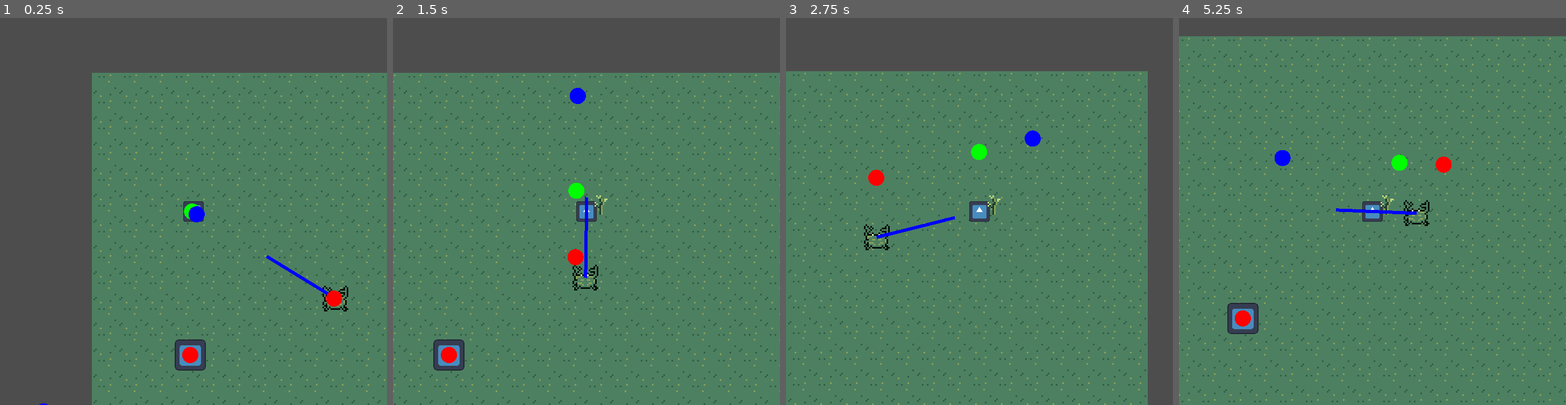
Above: before the commit, frames 1-4 (left to right).
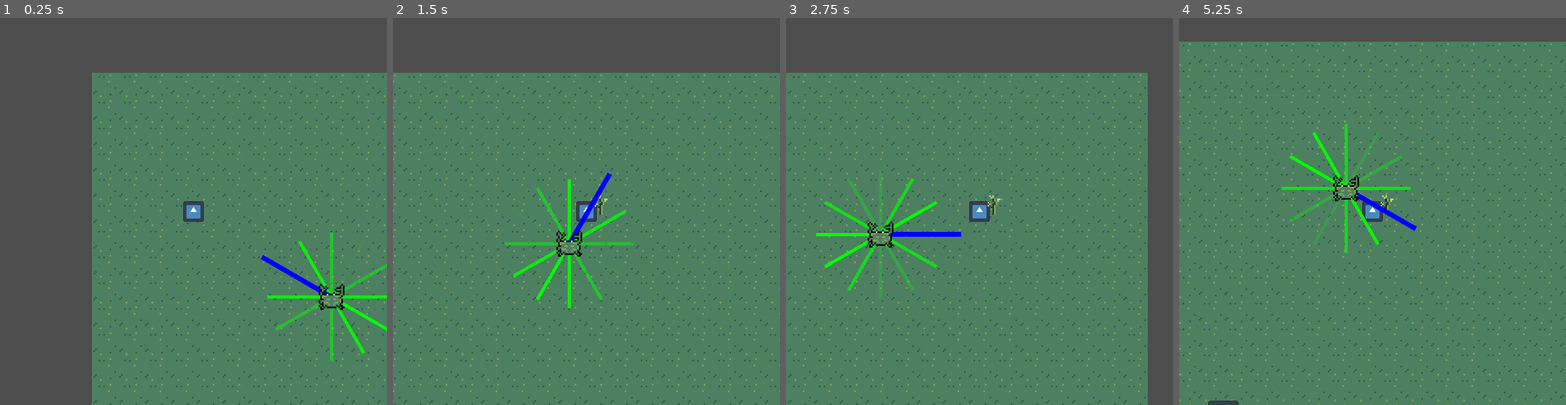
Above: after the commit, the same moments.

Repository: michaelwiest/godot-noah-game
Game: Godot game, scene res://scenes/main.tscn
Same seed, same stepped clock (60 frames per second), same inputs: the game is played once before the commit and once after it. The engine's default icon, where the game draws it, is replaced by a stand-in: a white triangle on a blue panel in a dark square.
Inputs (mouse positions are in pixels of both pictures, inside the frame that each line leads up to):
- Up to frame 1 (0.25 s): no input
- Up to frame 2 (1.5 s): tap Enter (ui_accept) at 0.5, 0.77 s; move the mouse to (671, 192) at 0.52 s; hold Right (ui_right) 0.53-1.25 s; click (671, 192) at 0.67 s; drag from (509, 230) to (451, 354) at 1.27 s
- Up to frame 3 (2.75 s): move the mouse to (1018, 126) at 2.02 s; hold Right (ui_right) from 2.03 s (still down)
- Up to frame 4 (5.25 s): release Right (ui_right) at 2.75 s; drag from (1353, 288) to (1268, 238) at 2.77 s; move the mouse to (1488, 269) at 3.52 s; hold Left (ui_left) 3.53-4.25 s; tap Enter (ui_accept) at 3.77 s; drag from (1256, 153) to (1240, 350) at 4.27 s; move the mouse to (1391, 211) at 5.02 s; hold Down (ui_down) from 5.03 s (still down); click (1391, 211) at 5.17 s

The runs differ from the first frame. In frame 1, 2.3% of the frame differs, in the area x 10-100%, y 47-100%; in frame 2, 2.7%; in frame 3, 8.1%; in frame 4, 10%, in the area x 0-100%, y 4-100%.

Commit message:
Candidate vectors working to find direction

Diff:
--- a/game/scenes/enemies/crab/Crab.tscn
+++ b/game/scenes/enemies/crab/Crab.tscn
@@ -23,7 +23,7 @@
 radius = 110.073
 
 [node name="Crab" node_paths=PackedStringArray("stats", "effect_player") instance=ExtResource("1_xu68e")]
-collision_layer = 128
+collision_layer = 0
 collision_mask = 133
 stats = NodePath("stats")
 max_speed = 50.0
@@ -31,6 +31,7 @@
 effect_player = NodePath("EffectPlayer")
 
 [node name="Sprite2D" parent="." index="0"]
+z_index = 1
 material = SubResource("ShaderMaterial_o2ce5")
 texture = ExtResource("2_lj56k")
 
--- a/game/scenes/enemies/urchin/urchin.tscn
+++ b/game/scenes/enemies/urchin/urchin.tscn
@@ -1,8 +1,9 @@
-[gd_scene load_steps=6 format=3 uid="uid://yfdxfemgn1e1"]
+[gd_scene load_steps=7 format=3 uid="uid://yfdxfemgn1e1"]
 
 [ext_resource type="PackedScene" uid="uid://drt7464ggh317" path="res://scenes/enemies/Enemy.tscn" id="1_uedlv"]
 [ext_resource type="Shader" path="res://shaders/blink_white.gdshader" id="2_avvx2"]
 [ext_resource type="Texture2D" uid="uid://dfsx58t5c05ai" path="res://icon.svg" id="3_eakrl"]
+[ext_resource type="PackedScene" uid="uid://b1o8mb3bpqso6" path="res://scenes/core/boxes/TargetDetector.tscn" id="5_4hln8"]
 
 [sub_resource type="ShaderMaterial" id="ShaderMaterial_itwbt"]
 resource_local_to_scene = true
@@ -23,4 +24,10 @@
 [node name="CollisionShape2D" parent="." index="1"]
 shape = SubResource("RectangleShape2D_fo1ym")
 
+[node name="AvoidDetector" parent="TargetComputer" index="0" instance=ExtResource("5_4hln8")]
+is_attractor = false
+
+[connection signal="body_entered" from="TargetComputer/AvoidDetector" to="TargetComputer/AvoidDetector" method="_on_body_entered" flags=18]
+[connection signal="body_exited" from="TargetComputer/AvoidDetector" to="TargetComputer/AvoidDetector" method="_on_body_exited" flags=18]
+
 [editable path="TargetComputer"]
--- a/game/scenes/main.tscn
+++ b/game/scenes/main.tscn
@@ -33,7 +33,7 @@
 region_rect = Rect2(2.08165e-12, 2.08165e-12, 320, 320)
 
 [node name="Urchin" parent="." instance=ExtResource("3_xemuj")]
-position = Vector2(-91, 35)
+position = Vector2(-104, 92)
 
 [node name="Player" parent="." instance=ExtResource("1_jgtet")]
 position = Vector2(-89, -54)
--- a/game/scripts/core/boxes/TargetDetector.gd
+++ b/game/scripts/core/boxes/TargetDetector.gd
@@ -17,6 +17,7 @@
 #	print("Lost target")
 #	print(target)
 	if !target_inside:
+		print("Setting target null")
 		target = null
 
 
--- a/game/scripts/enemies/Enemy.gd
+++ b/game/scripts/enemies/Enemy.gd
@@ -6,7 +6,7 @@
 @onready var target_direction: Vector2 = Vector2.ZERO
 
 func at_destination(delta):
-	return global_position.distance_to(target_position) <= 20 # (max_speed * delta) / 100
+	return global_position.distance_to(target_position) <= 2 # (max_speed * delta) / 100
 
 func _process(delta):
 	var target = target_computer.compute_target(global_position)
@@ -14,11 +14,14 @@
 		target_position = target
 	else:
 		target_position = global_position
+#	print("TARGET: ", target)
+#	print("SELF: ", global_position)
 	target_direction = global_position.direction_to(target_position)
 	# This velocity is probably messed up. it acts weird.
 	if !at_destination(delta):
 		velocity = velocity.move_toward(target_direction * max_speed,
 										acceleration * delta)
 	else:
+		pass
 		print("at destination")
-#	move_and_slide()
+	move_and_slide()
--- a/game/scripts/enemies/TargetComputer.gd
+++ b/game/scripts/enemies/TargetComputer.gd
@@ -5,67 +5,77 @@
 
 @onready var target_vector: Vector2
 @onready var avoid_vector: Vector2
-@onready var final_vector: Vector2
+@onready var best_vector: Vector2
 @onready var target_position: Vector2
 @onready var avoid_position: Vector2
 @onready var returned_position: Vector2
 @onready var target_avoid_angle: float
-@export var avoidance_blend: float = 0.2
+@onready var target_weight: float = 0.0
+@onready var avoid_weight: float = 0.0
+# How much to weight the target vs the avoid.
+@export var bravery: float = 0.51
+@onready var has_target: bool = false
+@onready var has_avoid: bool = false
 
-# Called when the node enters the scene tree for the first time.
+
+@onready var candidate_vectors: Array
+@export var n_candidates: int = 12
+@onready var target_scores: PackedFloat32Array
+@onready var avoid_scores: PackedFloat32Array
+
+
+func make_candidate_vectors():
+	var rads_per_vec: float = (2 * PI) / n_candidates
+	# For some reason this won't let me say that candidate vector is of Vector2
+	candidate_vectors = range(0, n_candidates).map(func(i): return Vector2.RIGHT.rotated(i * rads_per_vec))
+
+func zero_avoid_weights():
+	avoid_scores = range(0, n_candidates).map(func(_foo): return 0.0)
+func zero_target_weights():
+	target_scores = range(0, n_candidates).map(func(_foo): return 0.0)
+
+
 func _ready():
-#	set_process(true)
-	pass
-
+	make_candidate_vectors()
+	zero_target_weights()
+	zero_avoid_weights()
+	assert(0 <= bravery and bravery <= 1)
 
 
 func _draw():
-	draw_line(Vector2.ZERO, target_vector * 50, Color(0, 255, 0, 1), 2)
-	draw_line(Vector2.ZERO, avoid_vector * 50, Color(255, 0, 0, 1), 2)
-	draw_line(Vector2.ZERO, final_vector * 50, Color(0, 0, 255, 1), 2)
-	draw_circle(target_position, 5, Color.GREEN)
-	draw_circle(avoid_position, 5, Color.RED)
-	draw_circle(returned_position, 5, Color.BLUE)
-
+	for i in range(n_candidates):
+		draw_line(Vector2.ZERO, candidate_vectors[i] * 25,  Color(255, 0, 0, abs(avoid_scores[i])), 4)
+		draw_line(Vector2.ZERO, candidate_vectors[i] * 40,  Color(0, 255, 0, abs(target_scores[i])), 2)
+	draw_line(Vector2.ZERO, best_vector * 50, Color.BLUE, 3)
 
 
 func compute_target(body_position: Vector2):
-#	print(target_detector.has_target())
-#	var target_vector = null
-#	var avoid_vector = null
-#	var target_position = null
-#	var avoid_position = null
-	if target_detector.has_target():
+	has_target = target_detector.has_target()
+	if has_target:
 		target_position = target_detector.target.global_position
 		target_vector = body_position.direction_to(target_position)
-#	else:
-#		target_position = null
+		target_scores = candidate_vectors.map(func vdot(cv): return cv.dot(target_vector))
+		target_weight = 1.0 / body_position.distance_to(target_position)
+	else:
+		target_weight = 0
+		zero_target_weights()
+
+	has_avoid = avoid_detector.has_target()
 	if avoid_detector.has_target():
 		avoid_position = avoid_detector.target.global_position
 		avoid_vector = body_position.direction_to(avoid_position)
-#	else:
-#		target_position = null
-	if target_vector != null and avoid_vector != null:
-		var avoid_dot: float = target_vector.dot(avoid_vector)
-		print("DOT: ", avoid_dot)
-#		print("CROSS: ", avoid_vector.cross(target_vector))
+		avoid_scores = candidate_vectors.map(func vdot(cv): return cv.dot(avoid_vector))
+		avoid_weight = 1.0 / body_position.distance_to(avoid_position)
+	else:
+		avoid_weight = 0
+		zero_avoid_weights()
 
-		target_avoid_angle = rad_to_deg(avoid_vector.angle_to(target_vector))
-#		print("ANGLE: ", target_avoid_angle)
-		# Want to move perpendicular to the offending point.
-		var perpendicular_angle = target_avoid_angle + sign(target_avoid_angle) * 90
-#		print("perpendicular angle: ", perpendicular_angle)
-		final_vector = avoid_vector.rotated(deg_to_rad(perpendicular_angle)).normalized()
-#		print("perp vector: ", final_vector)
-#		print("target vector: ", target_vector)
-		# If it is behind the enemy then we don't care.
-		if avoid_dot > 0:
-			final_vector = (abs(avoid_dot) * avoidance_blend * final_vector + (1 - abs(avoid_dot)) * target_vector).normalized() * (1 - avoidance_blend)
-		else:
-			final_vector = target_vector
-
-		queue_redraw()
-#		print(PI)
-#		print("NORMAL: ", target_vector.direction_to(avoid_position))
-		returned_position = body_position + final_vector * 100
-		return returned_position
+	if not has_target and not has_avoid:
+		return body_position
+	var combined_scores: Array = range(n_candidates).map(func(i): return bravery * target_weight * target_scores[i] - ((1 - bravery) * avoid_weight * avoid_scores[i]))
+	var best_index: int = combined_scores.find(combined_scores.max())
+	best_vector = candidate_vectors[best_index].normalized()
+	returned_position =  body_position + best_vector * 10
+	queue_redraw()
+	return returned_position
+#
